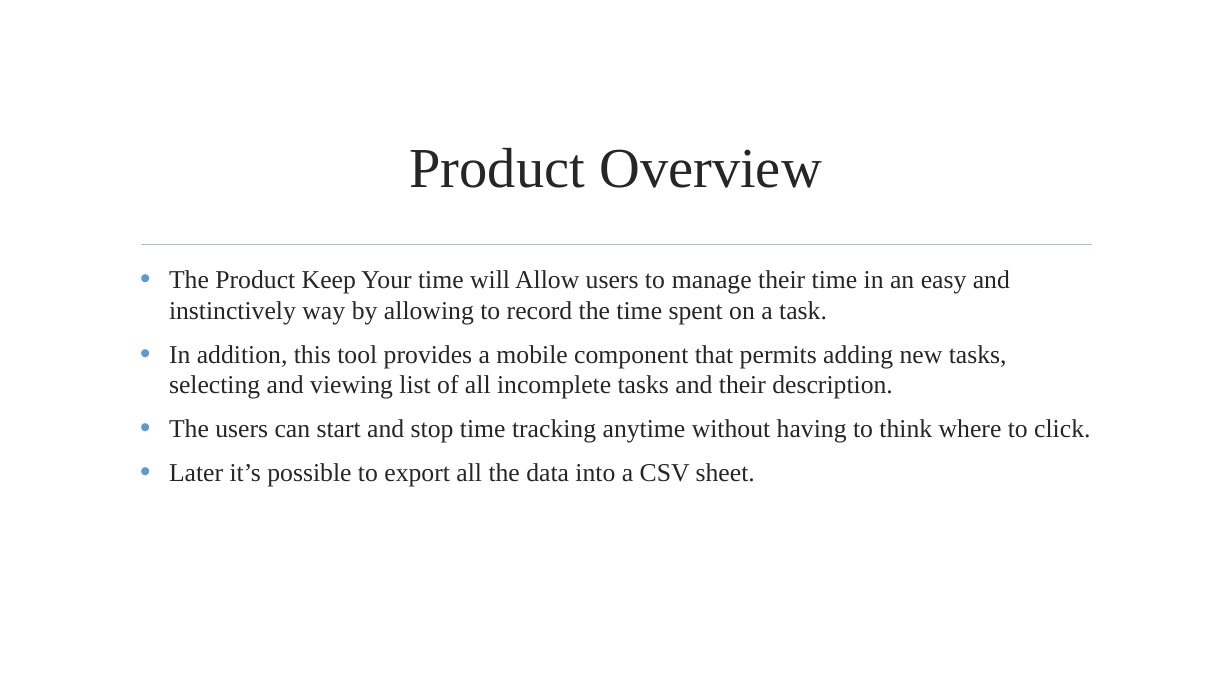
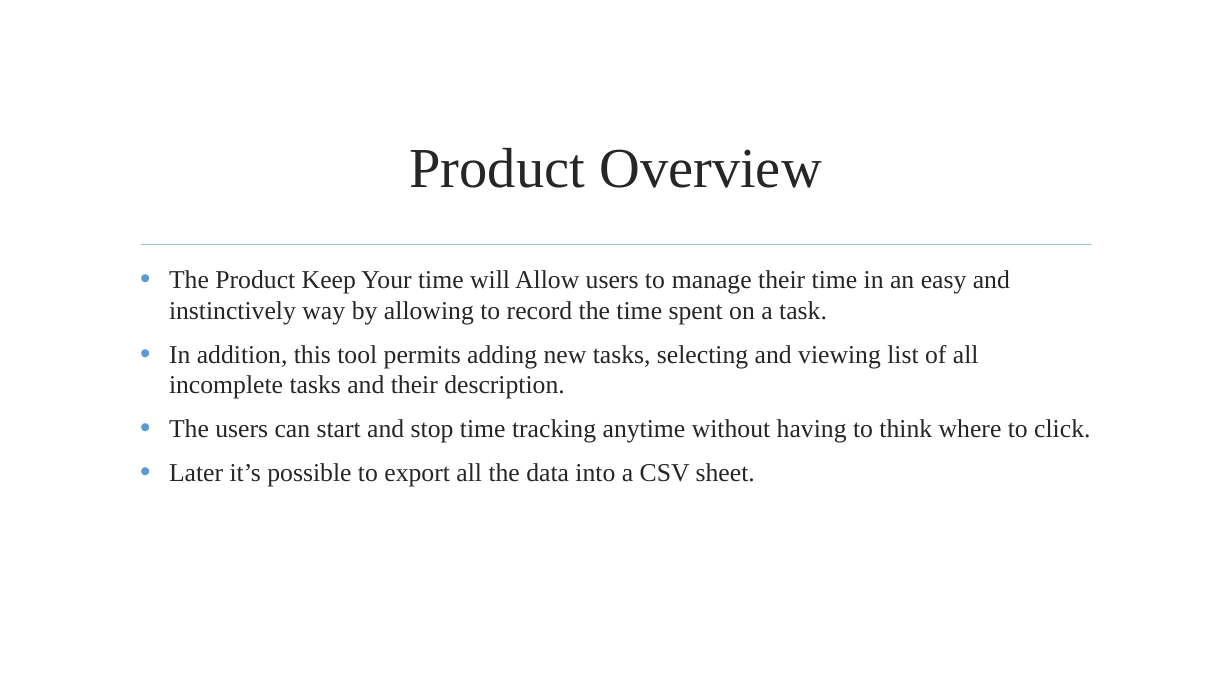
Before and after one commit to jmgirao/projetosoftware1213, a slide deck: slide 5 of Final Presentation/Presentation.pptx. Drawn at 1232x693 pixels with LibreOffice and Linux fonts; fonts in the diff are those of the drawing; background and template pictures are left out. Boxes give left, top, right and bottom in pixels: in the first picture for what was removed or moved away, otherwise in the second. Text is boxed around its words. In the diff, an @@ line names an element or a change of style, - is before the commit and + after.

```diff
--- a/Final Presentation/Presentation.pptx
+++ b/Final Presentation/Presentation.pptx
@@ text at <box>169,345,979,399</box>: text changed @@
-  • In addition, this tool provides a mobile component that permits adding new tasks, selecting and viewing list of all incomplete tasks and their description.
+  • In addition, this tool permits adding new tasks, selecting and viewing list of all incomplete tasks and their description.
```
